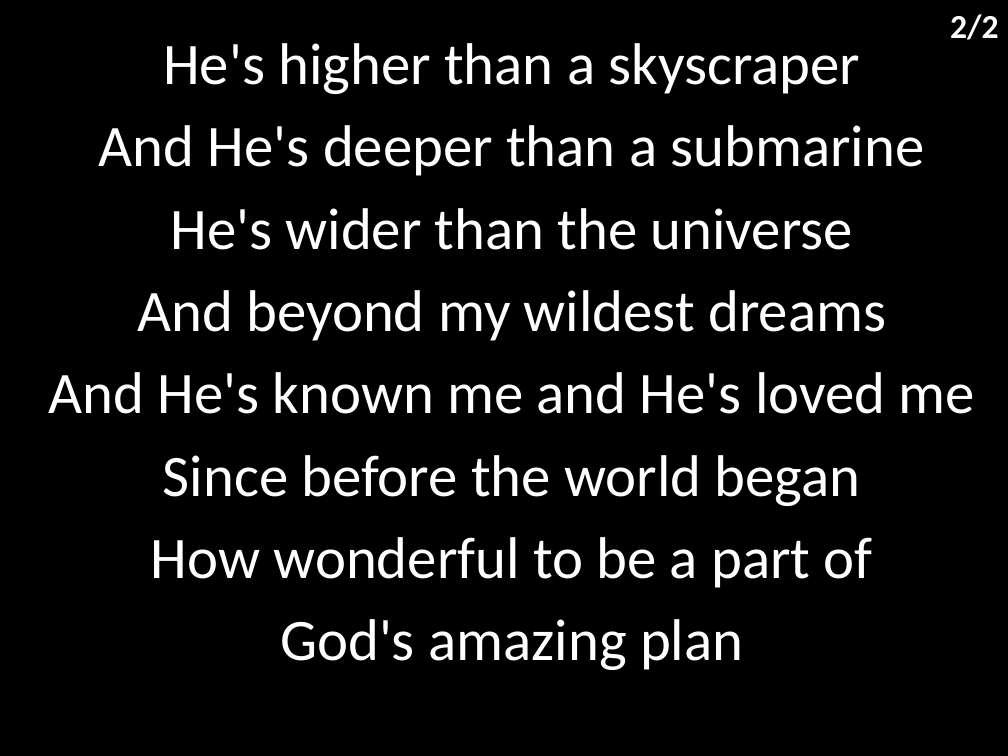
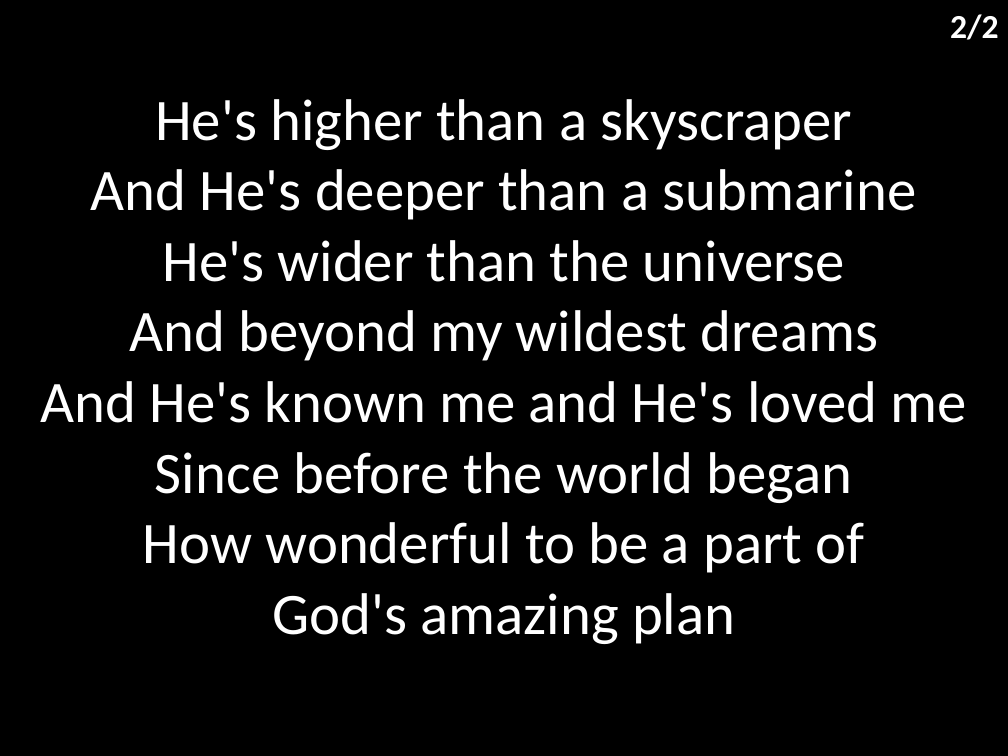
Before and after one commit to hoo-are-ya/worship, a slide deck: slide 3 of docs/songs/great big god.pptx. Drawn at 1008x756 pixels with LibreOffice and Linux fonts; fonts in the diff are those of the drawing. Boxes give left, top, right and bottom in pixels: in the first picture for what was removed or moved away, otherwise in the second. Text is boxed around its words. In the diff, an @@ line names an element or a change of style, - is before the commit and + after.

```diff
--- a/docs/songs/great big god.pptx
+++ b/docs/songs/great big god.pptx
@@ subtitle "He's higher than a skyscraper": place and size @@
-subtitle "He's higher than a skyscraper" at (49,43,975,670)
+subtitle "He's higher than a skyscraper" at (41,99,967,644)
@@ subtitle "He's higher than a skyscraper" at (41,99,967,644): less space between paragraphs @@
```
Also in this commit, not shown: 1 other slide changed, 7 other files.
